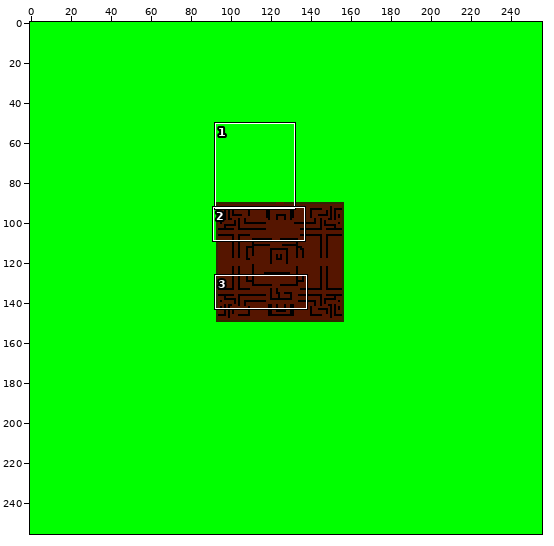
Two states of a sprite sheet, SWEN222-Project-Team-6-Client/res/textures/map/MAP_3.png. The picture above shows the old version from afar; the outline marks the close-up.
Close-up. Before the commit:
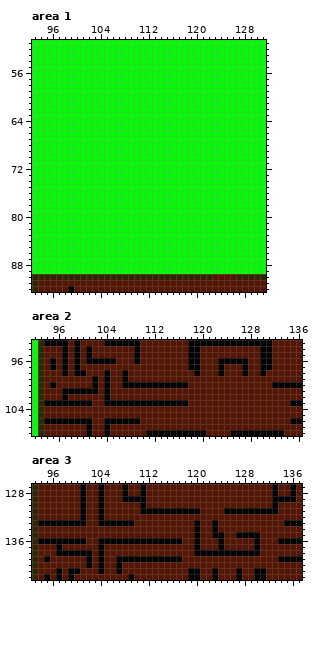
The file is 256x256 pixels. Colours within 5 levels of each other are drawn and written as one. Shown: area 1: x 93..131, y 51..92; area 2: x 92..136, y 93..108; area 3: x 93..137, y 127..142. The commit also changed other parts of the picture, which this record leaves out.
The same view after the edit:
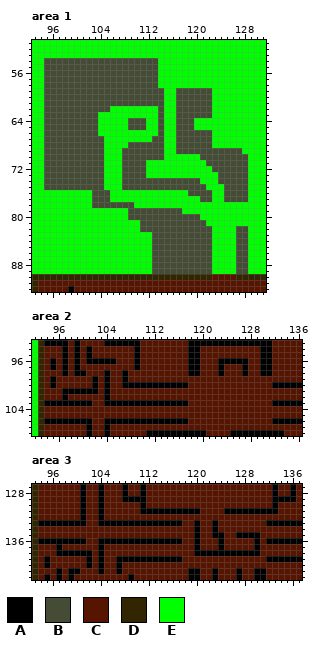
Palette (. is transparent): A #000000  B #454c35  C #551500  D #322501  E #00ff00
The exact change:
--- area 1
@@ x 93..131 @@
 53 EEEEEEEEEEEEEEEEEEEEEEEEEEEEEEEEEEEEEEE
-54 EEEEEEEEEEEEEEEEEEEEEEEEEEEEEEEEEEEEEEE
-55 EEEEEEEEEEEEEEEEEEEEEEEEEEEEEEEEEEEEEEE
-56 EEEEEEEEEEEEEEEEEEEEEEEEEEEEEEEEEEEEEEE
-57 EEEEEEEEEEEEEEEEEEEEEEEEEEEEEEEEEEEEEEE
-58 EEEEEEEEEEEEEEEEEEEEEEEEEEEEEEEEEEEEEEE
-59 EEEEEEEEEEEEEEEEEEEEEEEEEEEEEEEEEEEEEEE
-60 EEEEEEEEEEEEEEEEEEEEEEEEEEEEEEEEEEEEEEE
-61 EEEEEEEEEEEEEEEEEEEEEEEEEEEEEEEEEEEEEEE
-62 EEEEEEEEEEEEEEEEEEEEEEEEEEEEEEEEEEEEEEE
-63 EEEEEEEEEEEEEEEEEEEEEEEEEEEEEEEEEEEEEEE
-64 EEEEEEEEEEEEEEEEEEEEEEEEEEEEEEEEEEEEEEE
-65 EEEEEEEEEEEEEEEEEEEEEEEEEEEEEEEEEEEEEEE
-66 EEEEEEEEEEEEEEEEEEEEEEEEEEEEEEEEEEEEEEE
-67 EEEEEEEEEEEEEEEEEEEEEEEEEEEEEEEEEEEEEEE
-68 EEEEEEEEEEEEEEEEEEEEEEEEEEEEEEEEEEEEEEE
-69 EEEEEEEEEEEEEEEEEEEEEEEEEEEEEEEEEEEEEEE
-70 EEEEEEEEEEEEEEEEEEEEEEEEEEEEEEEEEEEEEEE
-71 EEEEEEEEEEEEEEEEEEEEEEEEEEEEEEEEEEEEEEE
-72 EEEEEEEEEEEEEEEEEEEEEEEEEEEEEEEEEEEEEEE
-73 EEEEEEEEEEEEEEEEEEEEEEEEEEEEEEEEEEEEEEE
-74 EEEEEEEEEEEEEEEEEEEEEEEEEEEEEEEEEEEEEEE
-75 EEEEEEEEEEEEEEEEEEEEEEEEEEEEEEEEEEEEEEE
-76 EEEEEEEEEEEEEEEEEEEEEEEEEEEEEEEEEEEEEEE
-77 EEEEEEEEEEEEEEEEEEEEEEEEEEEEEEEEEEEEEEE
-78 EEEEEEEEEEEEEEEEEEEEEEEEEEEEEEEEEEEEEEE
-79 EEEEEEEEEEEEEEEEEEEEEEEEEEEEEEEEEEEEEEE
-80 EEEEEEEEEEEEEEEEEEEEEEEEEEEEEEEEEEEEEEE
-81 EEEEEEEEEEEEEEEEEEEEEEEEEEEEEEEEEEEEEEE
-82 EEEEEEEEEEEEEEEEEEEEEEEEEEEEEEEEEEEEEEE
-83 EEEEEEEEEEEEEEEEEEEEEEEEEEEEEEEEEEEEEEE
-84 EEEEEEEEEEEEEEEEEEEEEEEEEEEEEEEEEEEEEEE
-85 EEEEEEEEEEEEEEEEEEEEEEEEEEEEEEEEEEEEEEE
-86 EEEEEEEEEEEEEEEEEEEEEEEEEEEEEEEEEEEEEEE
-87 EEEEEEEEEEEEEEEEEEEEEEEEEEEEEEEEEEEEEEE
-88 EEEEEEEEEEEEEEEEEEEEEEEEEEEEEEEEEEEEEEE
-89 EEEEEEEEEEEEEEEEEEEEEEEEEEEEEEEEEEEEEEE
+54 EEBBBBBBBBBBBBBBBBBBBEEEEEEEEEEEEEEEEEE
+55 EEBBBBBBBBBBBBBBBBBBBEEEEEEEEEEEEEEEEEE
+56 EEBBBBBBBBBBBBBBBBBBBEEEEEEEEEEEEEEEEEE
+57 EEBBBBBBBBBBBBBBBBBBBEEEEEEEEEEEEEEEEEE
+58 EEBBBBBBBBBBBBBBBBBBBEEEEEEEEEEEEEEEEEE
+59 EEBBBBBBBBBBBBBBBBBBBBEEBBBBBBEEEEEEEEE
+60 EEBBBBBBBBBBBBBBBBBBBBEEBBBBBBEEEEEEEEE
+61 EEBBBBBBBBBBBBBBBBBBBBEEBBBBBBEEEEEEEEE
+62 EEBBBBBBBBBBBEEEEEEEEBEEBBBBBBEEEEEEEEE
+63 EEBBBBBBBBBEEEEEEEEEEBEEBBBBBBEEEEEEEEE
+64 EEBBBBBBBBBEEEEEBBBEEBEEBBBEEEEEEEEEEEE
+65 EEBBBBBBBBBEEEEEBBBEEBEEBBBEEEEEEEEEEEE
+66 EEBBBBBBBBBEEEEEEEEEEBEEBBBBBBEEEEEEEEE
+67 EEBBBBBBBBBBEEEEEEEEBBEEBBBBBBEEEEEEEEE
+68 EEBBBBBBBBBBEEEEBBBBBBEEBBBBBBEEEEEEEEE
+69 EEBBBBBBBBBBEEEBBBBBBBEEBBBBBBBBBBBEEEE
+70 EEBBBBBBBBBBEEEBBBBBBBEEEEEEBBBBBBBBEEE
+71 EEBBBBBBBBBBEEEBBBBEEEEEEEEEEBBBBBBBEEE
+72 EEBBBBBBBBBBEEEBBBBEEEEEEEEEEEBBBBBBEEE
+73 EEBBBBBBBBBBEEEBBBBEEEEEEEEEEEEBBBBBEEE
+74 EEBBBBBBBBBBEEEBBBBBBBBBBBBBEEEBBBBBEEE
+75 EEBBBBBBBBBBEEEBBBBBBBBBBBBBBEEEBBBBEEE
+76 EEEEEEEEEEBBBEEEEEEEEEEEEEBBBBEEBBBBEEE
+77 EEEEEEEEEEBBBEEEEEEEEEEEEEEEBBEEBBBBEEE
+78 EEEEEEEEEEBBBBBBBEEEEEEEEEEEEEEEEEEEEEE
+79 EEEEEEEEEEEEEEEEBBBBBBBBBEEEEEEEEEEEEEE
+80 EEEEEEEEEEEEEEEEBBBBBBBBBBBBEEEEEEEEEEE
+81 EEEEEEEEEEEEEEEEEEBBBBBBBBBBBEEEEEEEEEE
+82 EEEEEEEEEEEEEEEEEEBBBBBBBBBBBBEEEEBBEEE
+83 EEEEEEEEEEEEEEEEEEEEBBBBBBBBBBEEEEBBEEE
+84 EEEEEEEEEEEEEEEEEEEEBBBBBBBBBBEEEEBBEEE
+85 EEEEEEEEEEEEEEEEEEEEBBBBBBBBBBEEEEBBEEE
+86 EEEEEEEEEEEEEEEEEEEEBBBBBBBBBBEEEEBBEEE
+87 EEEEEEEEEEEEEEEEEEEEBBBBBBBBBBEEEEBBEEE
+88 EEEEEEEEEEEEEEEEEEEEBBBBBBBBBBEEEEBBEEE
+89 EEEEEEEEEEEEEEEEEEEEBBBBBBBBBBEEEEBBEEE
 90 DDDDDDDDDDDDDDDDDDDDDDDDDDDDDDCCCCDDDDD
--- area 2
@@ x 92..136 @@
  96 EDCACACACAAAAACCCACCCCCCCCAACCCAAAAACCAACCCCC
- 97 EDCACACACCCCCCCCCCCCCCCCCCAACCCACCCACCAACCCCC
- 98 EDCCCACAACCCACCACCCCCCCCCCCACCCACCCACCACCCCCC
- 99 EDCCCCCCCCACACCACCCCCCCCCCCCCCCCCCCCCCCCCCCCC
+ 97 EDCACACACCCCCCCCCACCCCCCCCAACCCACCCACCAACCCCC
+ 98 EDCCCACAACCCACCACCCCCCCCCCAACCCACCCACCAACCCCC
+ 99 EDCACCCCCCACACCACCCCCCCCCCCCCCCCCCCCCCCCCCCCC
 100 EDCACCCCCCACACCAAAAAAAAAAACCCCCCCCCCCCCCAAAAA
@@ x 108..136 @@
 102 CCCCCCCCCCCCCCCCCCCCCCCCCCCCC
-103 AAAAAAAAAACCCCCCCCCCCCCCCCCAA
+103 AAAAAAAAAACCCCCCCCCCCCCCAAAAA
 104 CCCCCCCCCCCCCCCCCCCCCCCCCCCCC
 105 CCCCCCCCCCCCCCCCCCCCCCCCCCCCC
-106 AACCCCCCCCCCCCCCCCCCCCCCCCCAA
+106 AAAAAAAAAACCCCCCCCCCCCCCAAAAA
 107 CCCCCCCCCCCCCCCCCCCCCCCCCCCCC
--- area 3
@@ x 93..137 @@
 132 DCCCCCCCACCACCCCCCCCCCCCCCCCCCCCCCCCCCCCCCCCC
-133 DAAAAAAAACCAAAAAACCCCCCCCCCACCACCCCCCCCCCCAAA
+133 DAAAAAAAACCAAAAAAAAAAAAAACCACCACCCCCCCCAAAAAA
 134 DCCCCCCCCCCCCCCCCCCCCCCCCCCACCACCCCCCCCCCCCCC
 135 DCCCCCCCCCCCCCCCCCCCCCCCCCCACCAACCAAAACCCCCCC
-136 DAAAAAAAACCAAAAAAAAAAAAAACCACCCACCCCCACCCAAAA
+136 DAAAAAAAACCAAAAAAAAAAAAAACCACCCACCCCCACAAAAAA
 137 DCCCACCCCCCACCCCCCCCCCCCCCCACCCACCCCCACCCCCCC
 138 DCCCAAAAAACACCCCCCCCCCCCCCCAAAAAAAAAAACCCCCCC
-139 DCACCCCCCACACCAAAAAAAAAAACCCCCCCCCCCCCCCCAAAA
-140 DCCCCCCCCACACCACCCCCCCCCCCCCCCCCCCCCCCCCCCCCC
+139 DCACCCCCCACACCAAAAAAAAAAACCCCCCCCCCCCCCAAAAAA
+140 DCACCCCCCACACCACCCCCCCCCCCCCCCCCCCCCCCCCCCCCC
 141 DCCCACAACCCACCACCCCCCCCCCCAACCACCCACCAACCCCCC
